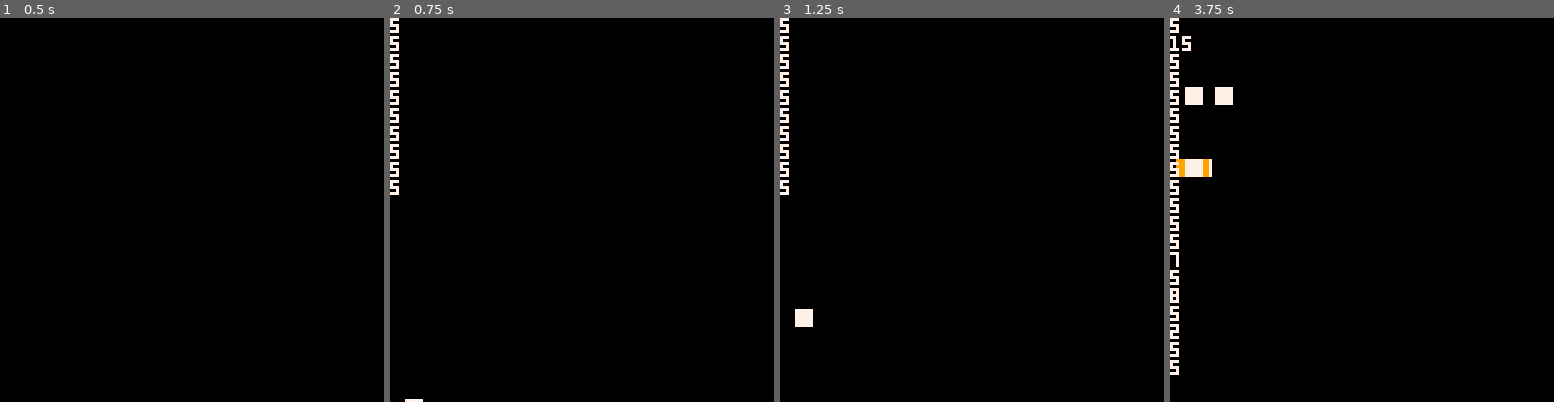
Above: before the commit, frames 1-4 (left to right).
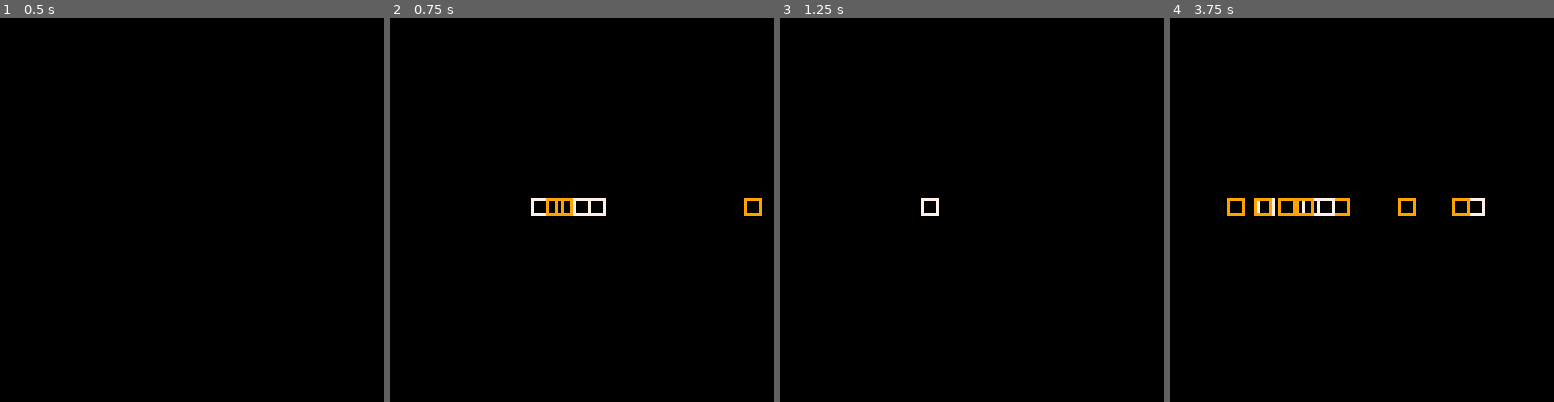
Above: after the commit, the same moments.

Repository: thoughtlesslabs/ferryman
Game: PICO-8 cartridge ferryman.p8
Two runs of this game, one before a commit and one after it. Both use one fixed random seed, a clock stepped at 60 frames per second and the inputs below.
Inputs:
- Up to frame 1 (0.5 s): no input
- Up to frame 2 (0.75 s): tap O (Z key) at 0.7 s
- Up to frame 3 (1.25 s): no input
- Up to frame 4 (3.75 s): tap O (Z key) every 0.4 s from 1.7 to 3.7 s

Frame 1 is identical in both runs. In frame 2, 1.3% of the frame differs, in the area x 0-97%, y 0-100%; in frame 3, 1.0%; in frame 4, 3.4%, in the area x 0-83%, y 0-93%.

Commit message:
Working on adding souls

Diff:
--- a/ferryman.p8
+++ b/ferryman.p8
@@ -20,72 +20,60 @@
 function _draw()
 	cls()
 	drawsoul()
-	for i=1,#souls do
-		print(souls[i].x)
-	end
 end
 -->8
 -- souls
 
-function addsoul(x,y,coin)
+function addsoul(x,y,coin,soulcol)
 	s = {}
-	s.x = x
-	s.y = y
+	s.w = 5
+	s.h = 5
+	s.x1 = x
+	s.y1 = y
+	s.x2 = s.x1 + s.w
+	s.y2 = s.y1 + s.h
+	s.col = soulcol
 	s.coin = coin
 	add(souls,s)
 end
 
 function spawnsoul()
 	soulx = flr(1+rnd(127))
-	souly = 130
+	souly = 60
 	has_coin = flr(rnd(2))
 	if has_coin == 0 then
 		soulcoin = true
+		col = 9
 	else
 		soulcoin = false
+		col = 7
 	end
-	addsoul(soulx,souly,soulcoin)
+	addsoul(soulx,souly,soulcoin,col)
 end
 
 function updatesoul()
-	for i=#souls,1,-1 do
-		souls[i].y -= 1
-
-		if not check_collision(souls[i]) then
-			souls[i].x = 5
+	for i=#souls-1,1,-1 do
+		i2=i+1
+		if not check_collision(souls[i],souls[i2]) then
+			souls[i].x1 += 5
 		end
-
-		if souls[i].y < 0 then
-			del(souls,souls[i])
-		end
-
+		souls[i].x2 = souls[i].x1+souls[i].w
 	end
 end
 
 function drawsoul()
 	for i=#souls,1,-1 do
-		if souls[i].coin then
-			col = 9
-		else
-			col = 7
-		end
-		rectfill(souls[i].x,souls[i].y,souls[i].x+5,souls[i].y+5,col)
+		rect(souls[i].x1,souls[i].y1,souls[i].x2,souls[i].y2,souls[i].col)
 	end
 end
 -->8
 -- collission
 
-function check_collision(sl)
-	a=sl
-	for i=#souls,1,-1 do
-	b=souls[i]
-	if a != b then
-	return not (a.x>b.x+(b.x+5)
-	or a.y>b.y+(b.y+5)
-	or a.x+(a.x+5)<b.x
-	or a.y+(a.y+5)<b.y)
-	end
-	end
+function check_collision(a,b)
+	return not (a.x1>b.x2
+	or a.y1>b.y2
+	or a.x2<b.x1
+	or a.y2<b.y1)
 end
 __gfx__
 00000000000000000000000000000000000000000000000000000000000000000000000000000000000000000000000000000000000000000000000000000000
